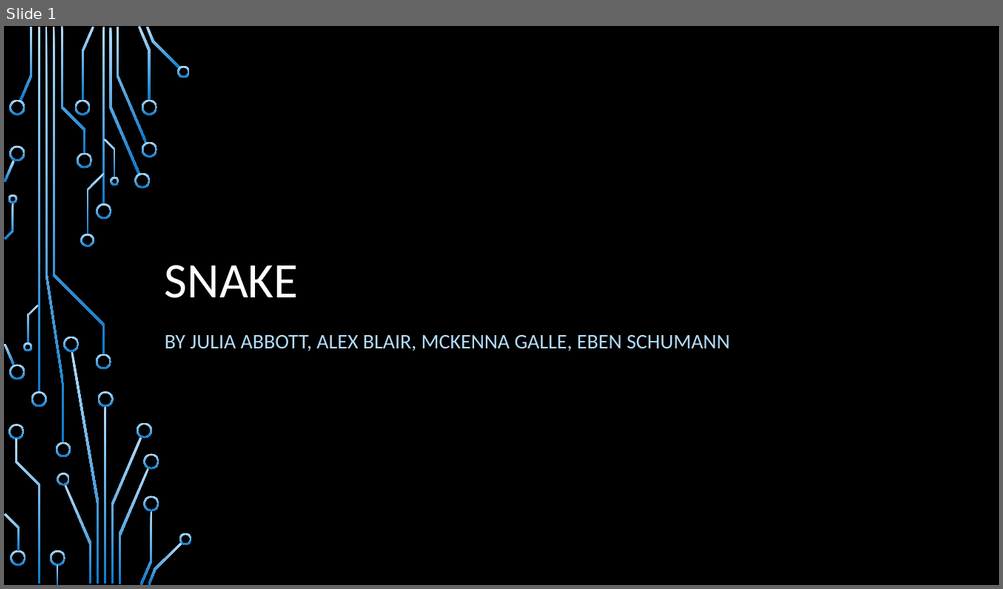
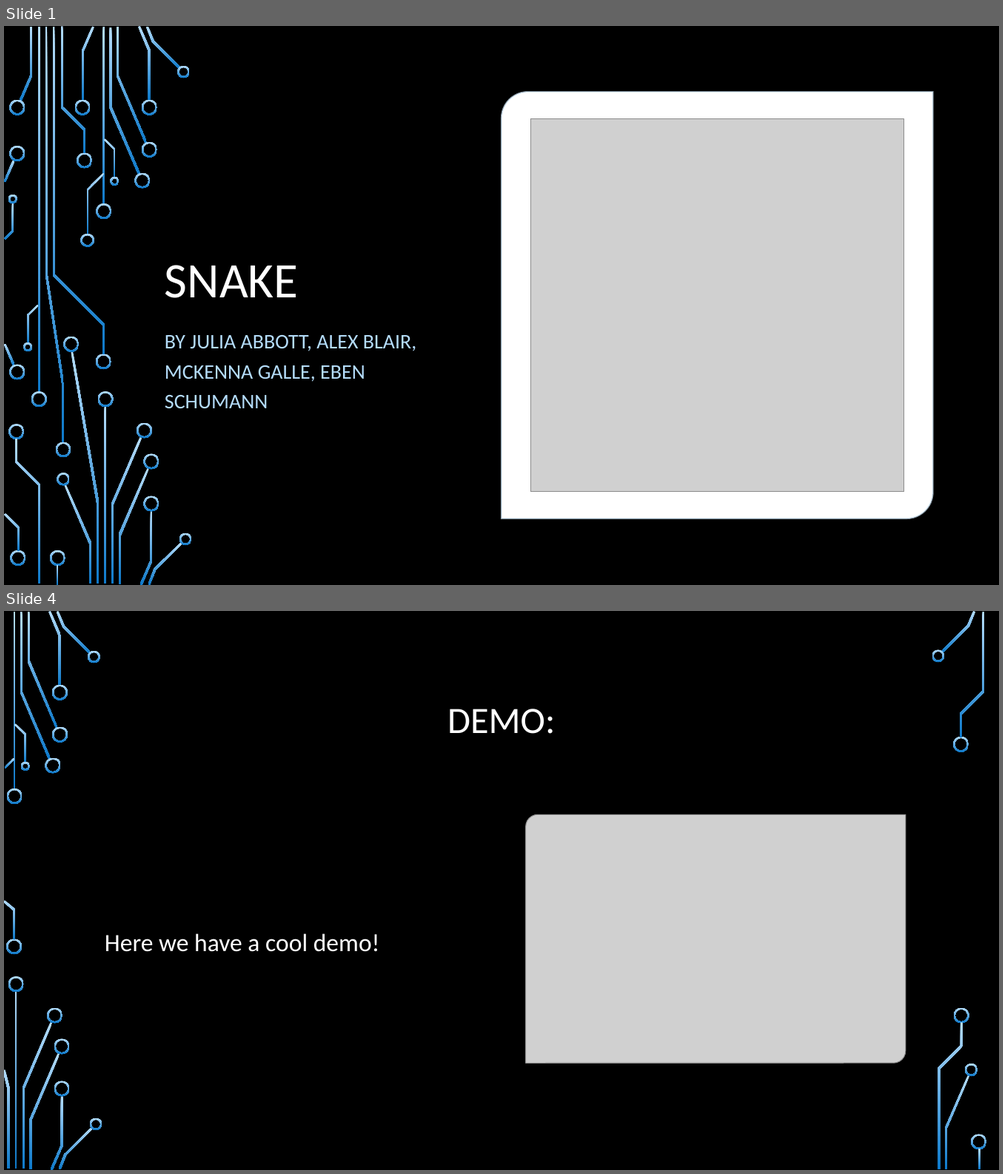
Before and after one commit to AlexBlair42/Snake-MASM, a slide deck: Final Project Presentation.pptx. Shown one above the other, each under a label of ours: slide 1 before the commit, slides 1 and 4 after it; the slides between them are not shown. The pictures are 1003x589 and 1003x1174 pixels, drawn with LibreOffice and Linux fonts; fonts in the diff are those of the drawing; grey boxes stand for pictures; background and template pictures are left out. Boxes give left, top, right and bottom in pixels: in the first picture for what was removed or moved away, otherwise in the second. Text is boxed around its words. In the diff, an @@ line names an element or a change of style, - is before the commit and + after.

```diff
--- a/Final Project Presentation.pptx
+++ b/Final Project Presentation.pptx
@@ slide 4 added at box(4, 611, 999, 1170), background picture (left out) @@
@@ title added at box(447, 709, 555, 734), 36 pt, text #FFFFFF @@
+DEMO:
@@ picture added at box(526, 815, 905, 1063) @@
@@ text added at box(105, 934, 380, 952), 24 pt, text #FFFFFF @@
+Here we have a cool demo!
@@ group added at box(4, 611, 987, 1170): 33 freeform shapes, 3 rectangles @@
@@ slide 1 changed as well @@
@@ round diag rect added at box(502, 92, 933, 518), fill #FFFFFF, outline #D2EAFC 1.5 pt @@
@@ picture added at box(530, 118, 904, 492) @@
@@ subtitle "BY JULIA ABBOTT, ALEX BLAIR, ..." rewrapped from box(165, 335, 730, 352) to box(165, 335, 416, 409) @@
```
Also in this commit, not shown: 3 other slides changed, 1 other slide added, 2 slides removed, 1 other file.
